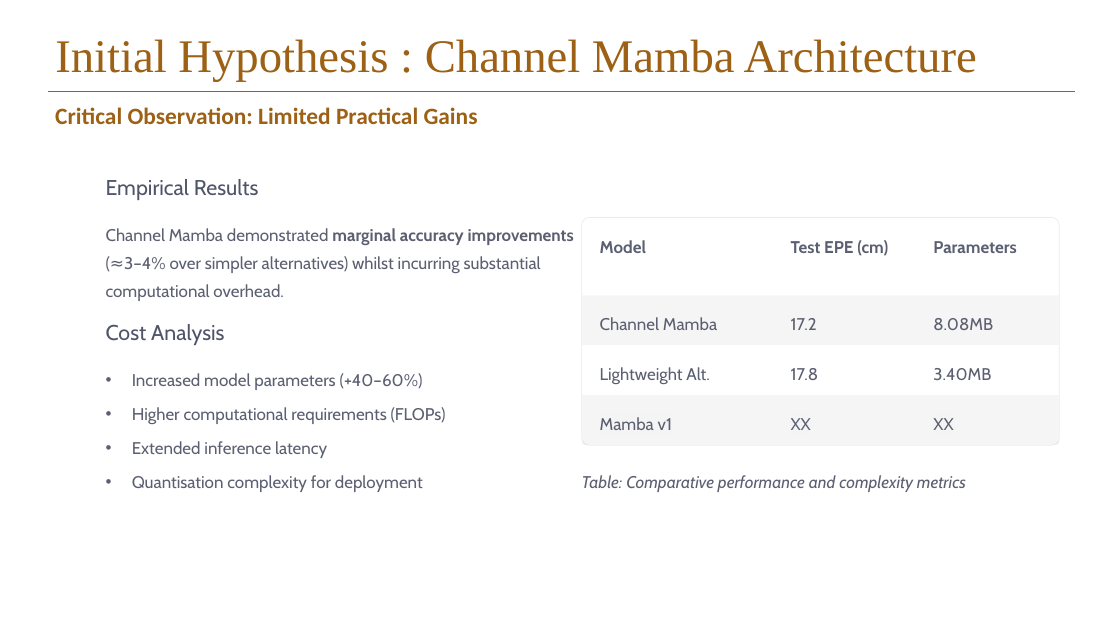
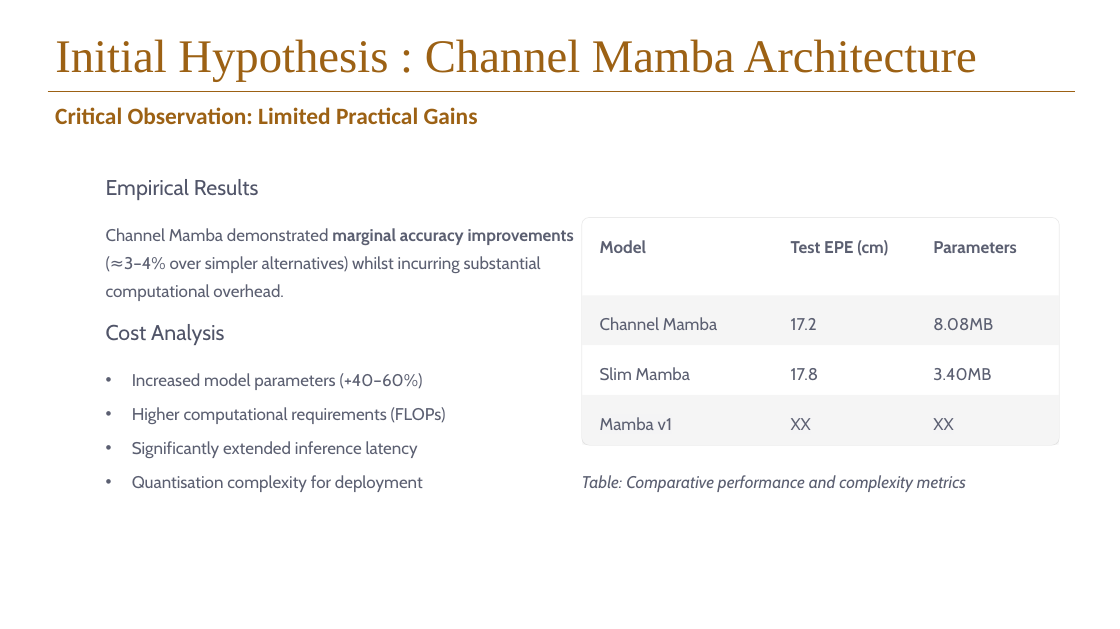
Before and after one commit to Elison-debug/Cmamba_reconstruct, a slide deck: slide 16 of pre-ssm.pptx (slide 24 before the commit). Drawn at 1120x629 pixels with LibreOffice and Linux fonts; fonts in the diff are those of the drawing; background and template pictures are left out. Boxes give left, top, right and bottom in pixels: in the first picture for what was removed or moved away, otherwise in the second. Text is boxed around its words. In the diff, an @@ line names an element or a change of style, - is before the commit and + after.

```diff
--- a/pre-ssm.pptx
+++ b/pre-ssm.pptx
@@ text at (x1=600, y1=367, x2=690, y2=380): text changed @@
-Lightweight Alt.
+Slim Mamba
@@ text at (x1=132, y1=441, x2=418, y2=458): text changed @@
-• Extended inference latency
+• Significantly extended inference latency
```
Also in this commit, not shown: 12 other slides changed, 1 slide added, 9 slides removed, 2 other files.
